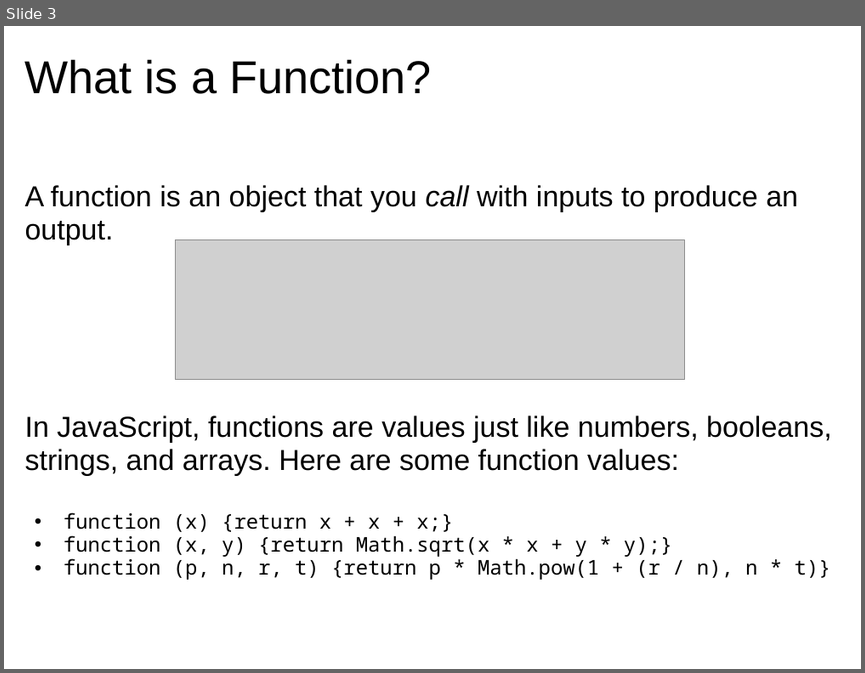
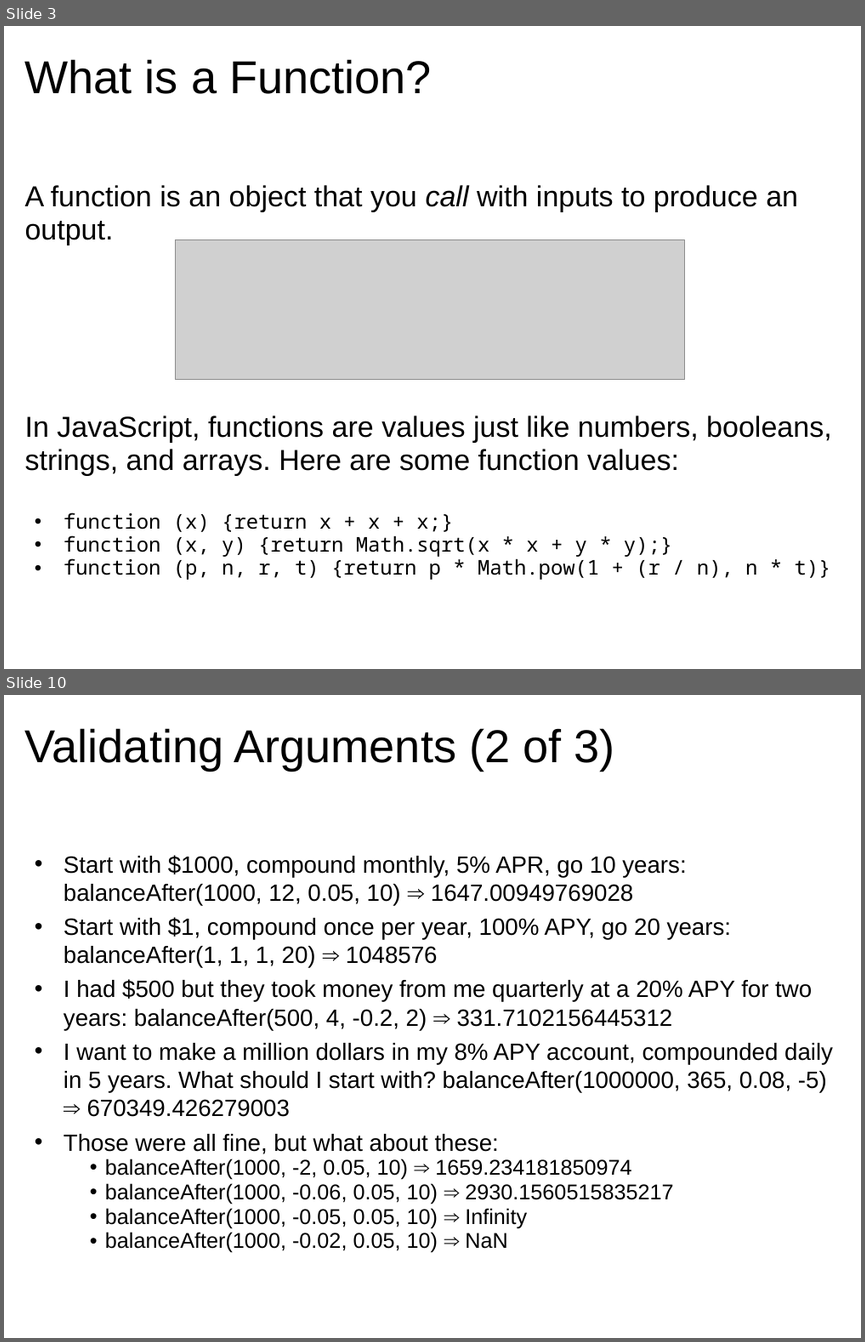
Before and after one commit to dondi/javascript-book, a slide deck: presentations/Chapter_5_Presentation.ppt. Shown one above the other, each under a label of ours: slide 3 before the commit, slides 3 and 10 after it; the slides between them are not shown. The pictures are 865x673 and 865x1342 pixels, drawn with LibreOffice and Linux fonts; fonts in the diff are those of the drawing; grey boxes stand for pictures; background and template pictures are left out. Boxes give left, top, right and bottom in pixels: in the first picture for what was removed or moved away, otherwise in the second. Text is boxed around its words. In the diff, an @@ line names an element or a change of style, - is before the commit and + after.

```diff
--- a/presentations/Chapter_5_Presentation.ppt
+++ b/presentations/Chapter_5_Presentation.ppt
@@ slide 10 added at (x1=4, y1=695, x2=861, y2=1338), background picture (left out) @@
@@ title added at (x1=25, y1=728, x2=615, y2=771), 43 pt, text #000000 @@
+Validating Arguments (2 of 3)
@@ text added at (x1=64, y1=855, x2=833, y2=1253), 22 pt, text #000000 @@
+• Start with $1000, compound monthly, 5% APR, go 10 years: balanceAfter(1000, 12, 0.05, 10) ⇒ 1647.00949769028
+• Start with $1, compound once per year, 100% APY, go 20 years: balanceAfter(1, 1, 1, 20) ⇒ 1048576
+• I had $500 but they took money from me quarterly at a 20% APY for two years: balanceAfter(500, 4, -0.2, 2) ⇒ 331.7102156445312
+• I want to make a million dollars in my 8% APY account, compounded daily in 5 years. What should I start with? balanceAfter(1000000, 365, 0.08, -5) ⇒ 670349.426279003
+• Those were all fine, but what about these:
+    • balanceAfter(1000, -2, 0.05, 10) ⇒ 1659.234181850974
+    • balanceAfter(1000, -0.06, 0.05, 10) ⇒ 2930.1560515835217
+  • balanceAfter(1000, -0.05, 0.05, 10) ⇒ Infinity
+  • balanceAfter(1000, -0.02, 0.05, 10) ⇒ NaN
```
Also in this commit, not shown: 6 slides changed, 38 other slides added.
